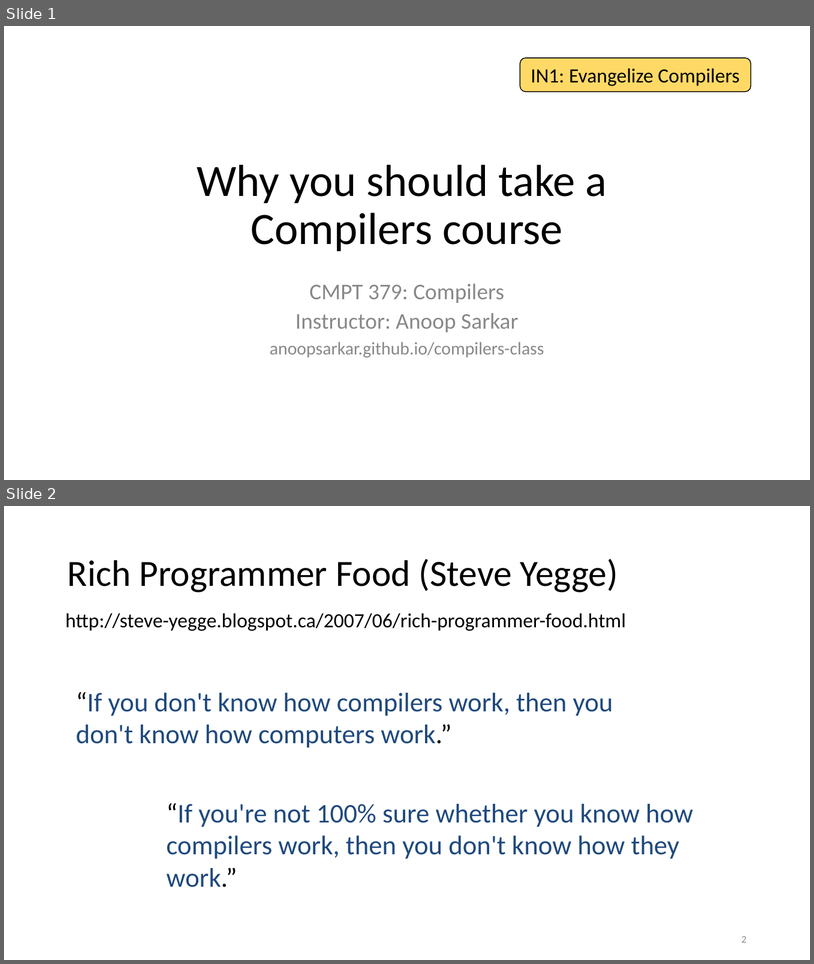
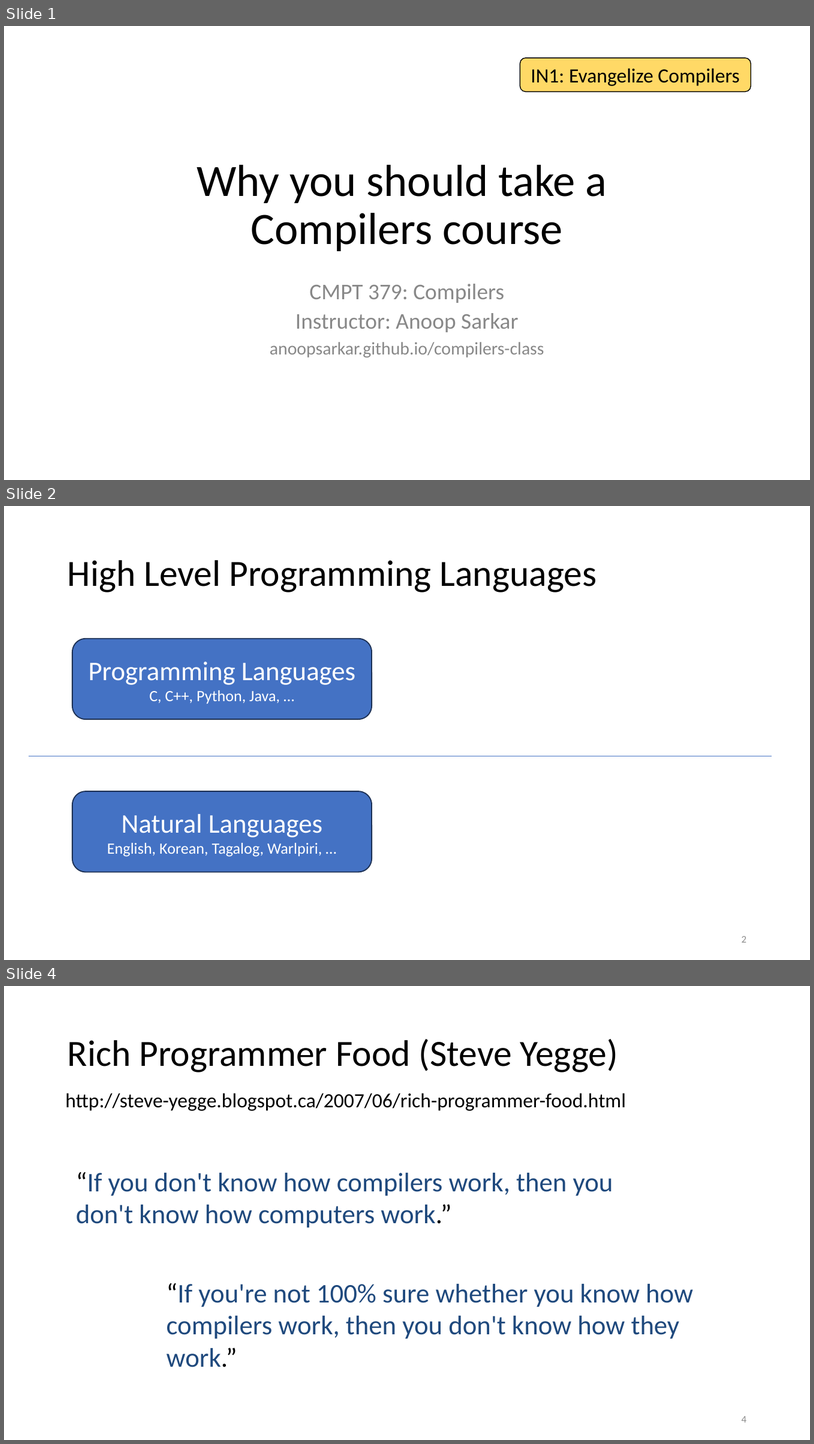
Before and after one commit to anoopsarkar/compilers-class, a slide deck: assets/ppt/intro/in1-evangelize-compilers.pptx. Shown one above the other, each under a label of ours: slides 1 and 2 before the commit, slides 1, 2 and 4 after it; the slides between them are not shown. The pictures are 814x964 and 814x1444 pixels, drawn with LibreOffice and Linux fonts; fonts in the diff are those of the drawing. Boxes give left, top, right and bottom in pixels: in the first picture for what was removed or moved away, otherwise in the second. Text is boxed around its words. In the diff, an @@ line names an element or a change of style, - is before the commit and + after.

```diff
--- a/assets/ppt/intro/in1-evangelize-compilers.pptx
+++ b/assets/ppt/intro/in1-evangelize-compilers.pptx
@@ slide 2 added at <box>4,506,810,960</box>, background #FFFFFF @@
@@ title added at <box>68,560,597,592</box>, 33 pt, text #000000 @@
+High Level Programming Languages
@@ rounded rectangle added at <box>72,638,372,719</box>, fill #4472C4, outline #1E3256 1 pt, 24 pt, text #FFFFFF @@
+Programming Languages
+C, C++, Python, Java, …
@@ line added from (28, 756) to (773, 756), #4472C4 0.5 pt @@
@@ rounded rectangle added at <box>72,792,372,872</box>, fill #4472C4, outline #1E3256 1 pt, 14 pt, text #FFFFFF @@
+Natural Languages
+English, Korean, Tagalog, Warlpiri, …
@@ page number added at <box>742,936,747,942</box>, 9 pt, text #8C8C8C @@
+2
@@ what was slide 2 is now slide 4 @@
@@ page number at <box>742,1416,747,1422</box>: text changed @@
-2
+4
```
Also in this commit, not shown: 1 other slide added, 1 other file.
